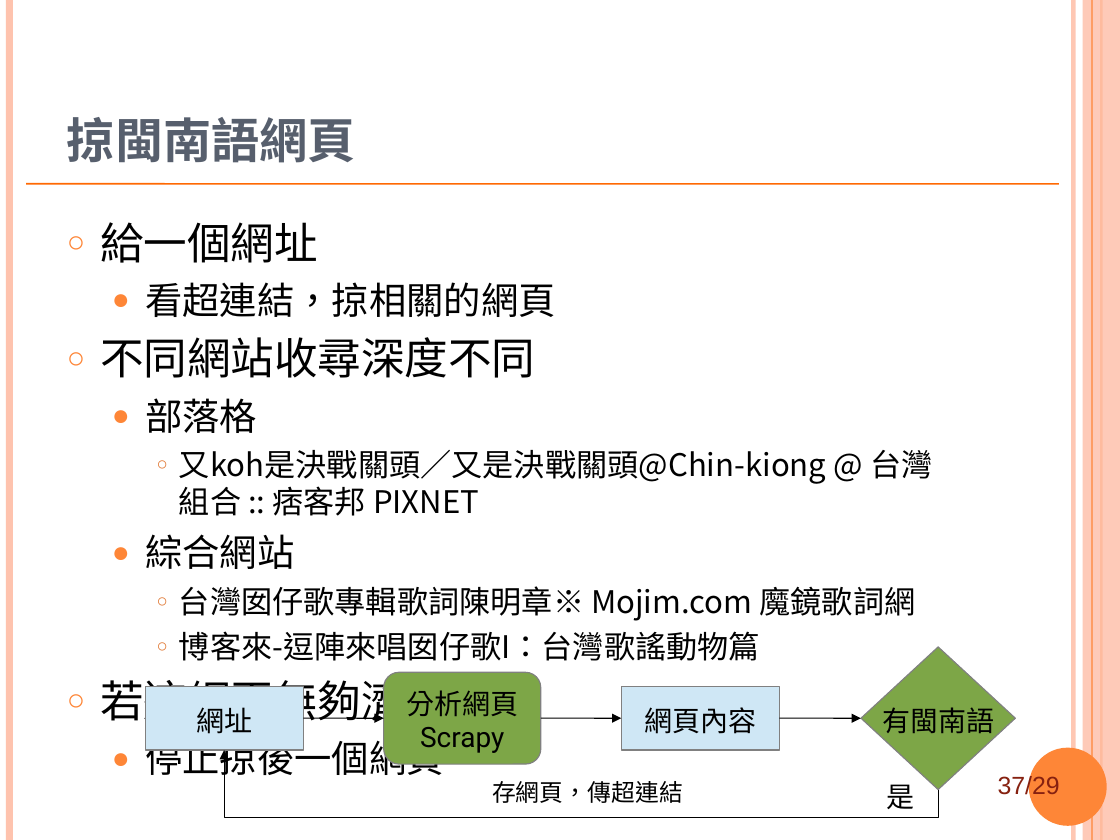
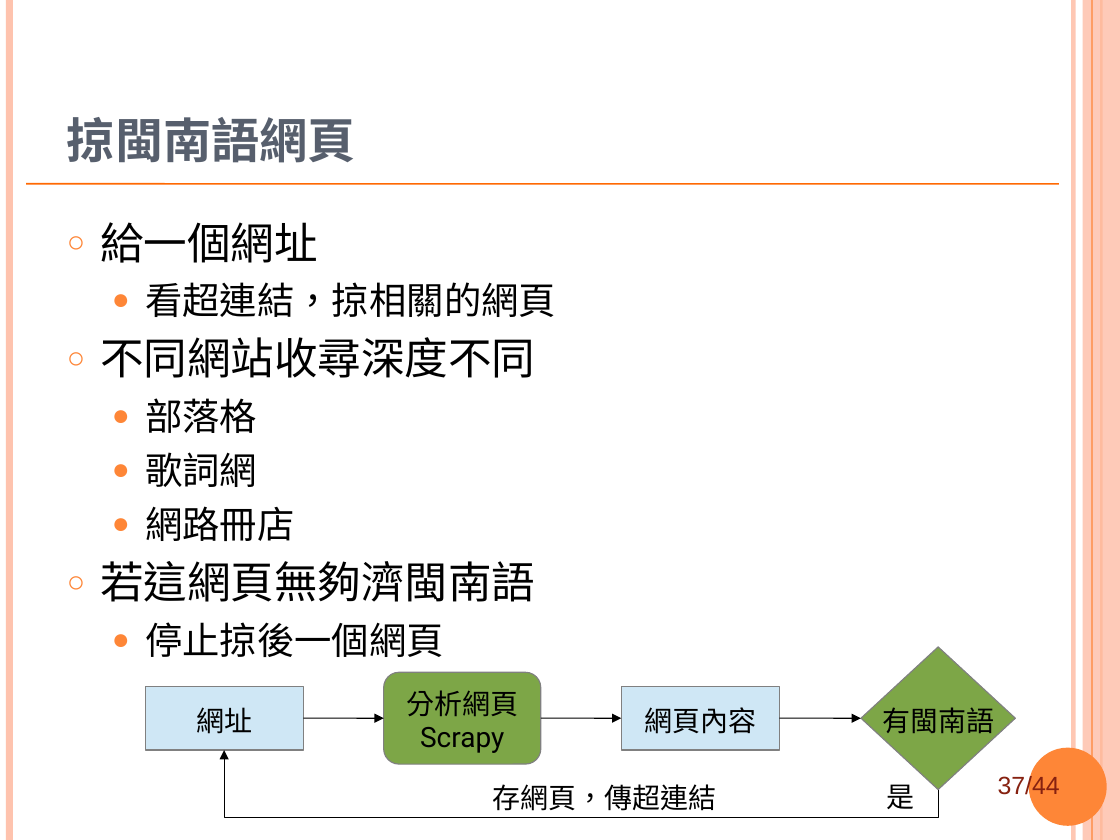
Before and after one commit to sih4sing5hong5/po3-ko3_tau5-iann2-phinn3, a slide deck: slide 37 of 翻譯報告.ppt. Drawn at 1120x840 pixels with LibreOffice and Linux fonts; fonts in the diff are those of the drawing; background and template pictures are left out. Boxes give left, top, right and bottom in pixels: in the first picture for what was removed or moved away, otherwise in the second. Text is boxed around its words. In the diff, an @@ line names an element or a change of style, - is before the commit and + after.

```diff
--- a/翻譯報告.ppt
+++ b/翻譯報告.ppt
@@ text at <box>145,452,294,541</box>: text changed; size 20 to 24 pt @@
-    ○ 又koh是決戰關頭／又是決戰關頭@Chin-kiong @ 台灣組合 :: 痞客邦 PIXNET
-  ● 綜合網站
-    ○ 台灣囡仔歌專輯歌詞陳明章※ Mojim.com 魔鏡歌詞網
-    ○ 博客來-逗陣來唱囡仔歌I：台灣歌謠動物篇
+  ● 歌詞網
+  ● 網路冊店
@@ text "存網頁，傳超連結" at <box>493,784,717,811</box>: size 15.3 to 18 pt; line spacing 0.9 to 1 @@
@@ page number at <box>998,774,1060,800</box>: text changed @@
-37/29
+37/44
```
Also in this commit, not shown: 11 other slides changed, 1 slide added.
